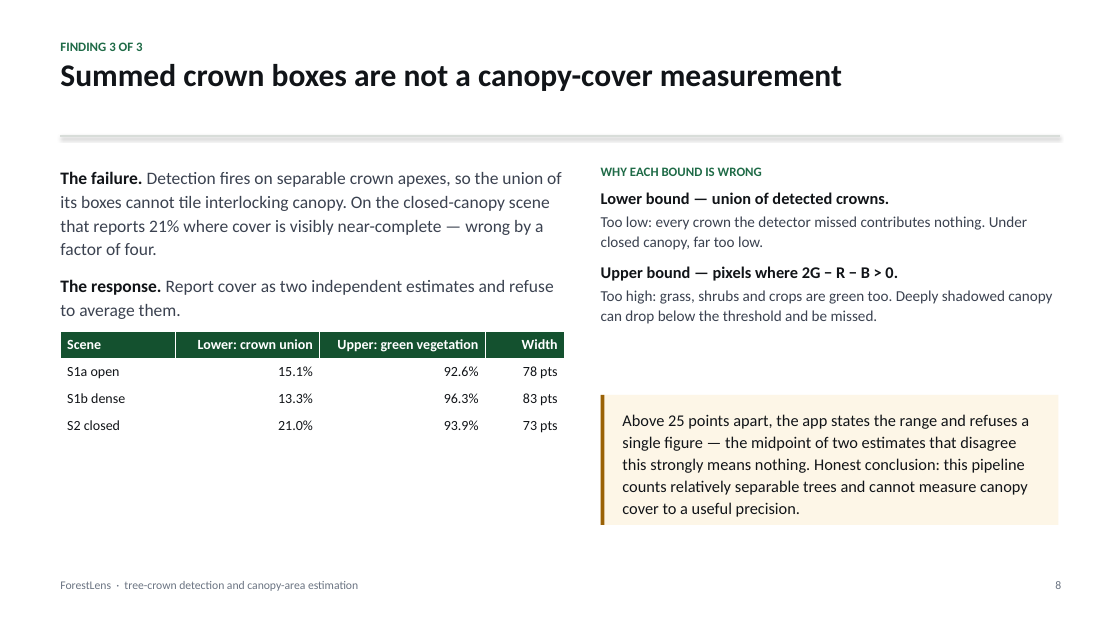
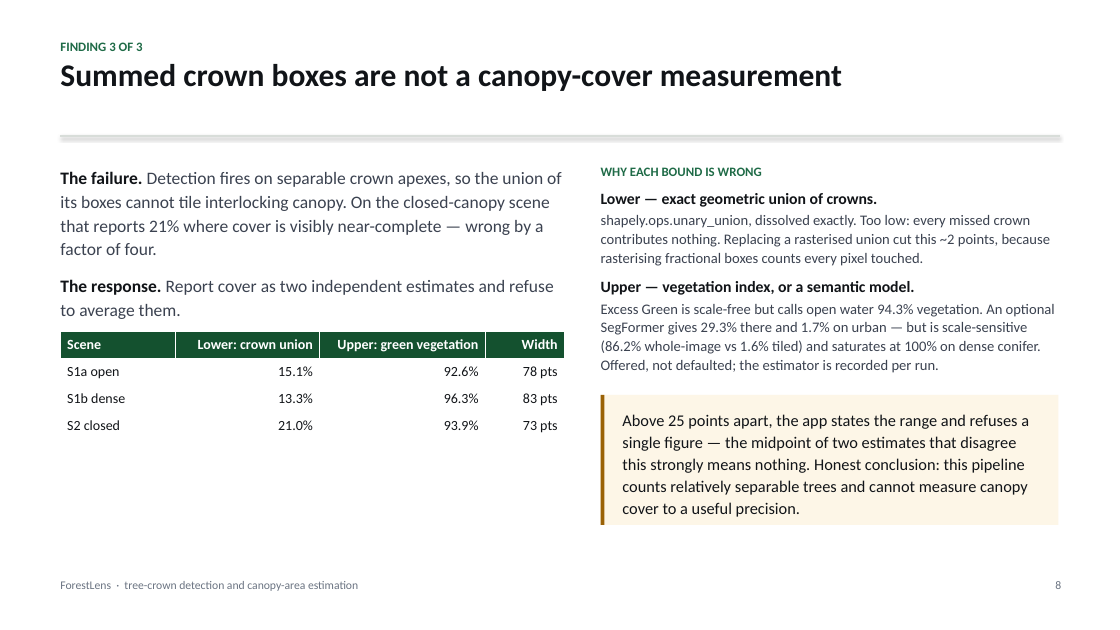
Before and after one commit to RAVIYADAV6522/forestlens, a slide deck: slide 8 of docs/report/ForestLens-deck.pptx. Drawn at 1120x630 pixels with LibreOffice and Linux fonts; fonts in the diff are those of the drawing. Boxes give left, top, right and bottom in pixels: in the first picture for what was removed or moved away, otherwise in the second. Text is boxed around its words. In the diff, an @@ line names an element or a change of style, - is before the commit and + after.

```diff
--- a/docs/report/ForestLens-deck.pptx
+++ b/docs/report/ForestLens-deck.pptx
@@ text at bbox=[601, 193, 1055, 373]: text changed; size 13 to 12.5 pt @@
-Lower bound — union of detected crowns.
-Too low: every crown the detector missed contributes nothing. Under closed canopy, far too low.
-Upper bound — pixels where 2G − R − B > 0.
-Too high: grass, shrubs and crops are green too. Deeply shadowed canopy can drop below the threshold and be missed.
+Lower — exact geometric union of crowns.
+shapely.ops.unary_union, dissolved exactly. Too low: every missed crown contributes nothing. Replacing a rasterised union cut this ~2 points, because rasterising fractional boxes counts every pixel touched.
+Upper — vegetation index, or a semantic model.
+Excess Green is scale-free but calls open water 94.3% vegetation. An optional SegFormer gives 29.3% there and 1.7% on urban — but is scale-sensitive (86.2% whole-image vs 1.6% tiled) and saturates at 100% on dense conifer. Offered, not defaulted; the estimator is recorded per run.
```
Also in this commit, not shown: 3 other slides changed, 6 other files.
